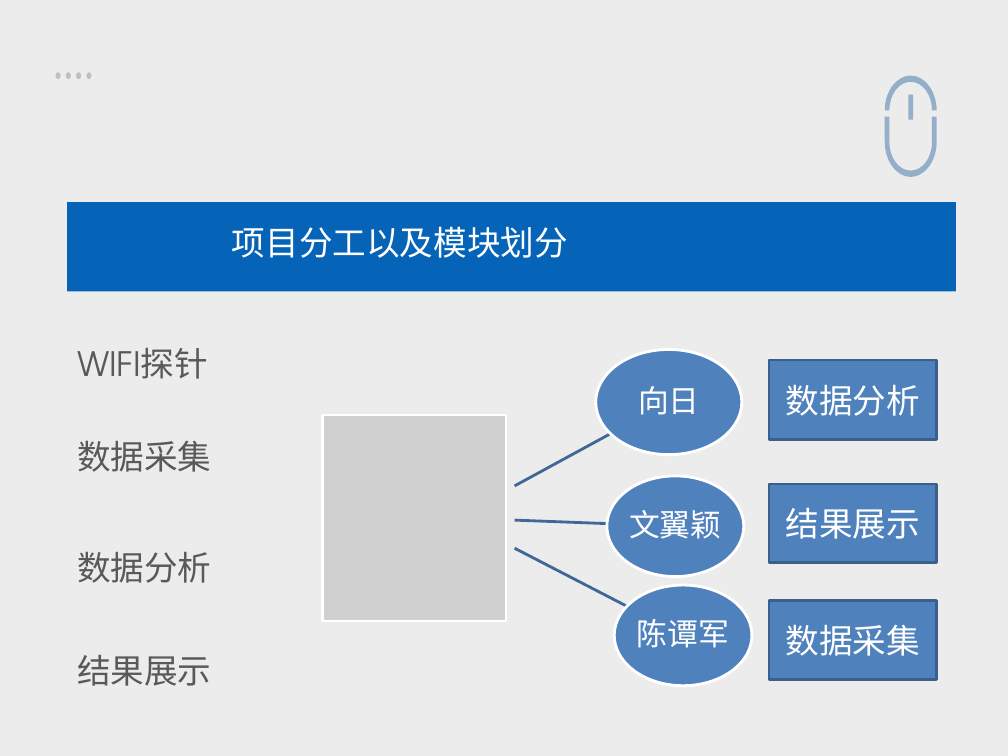
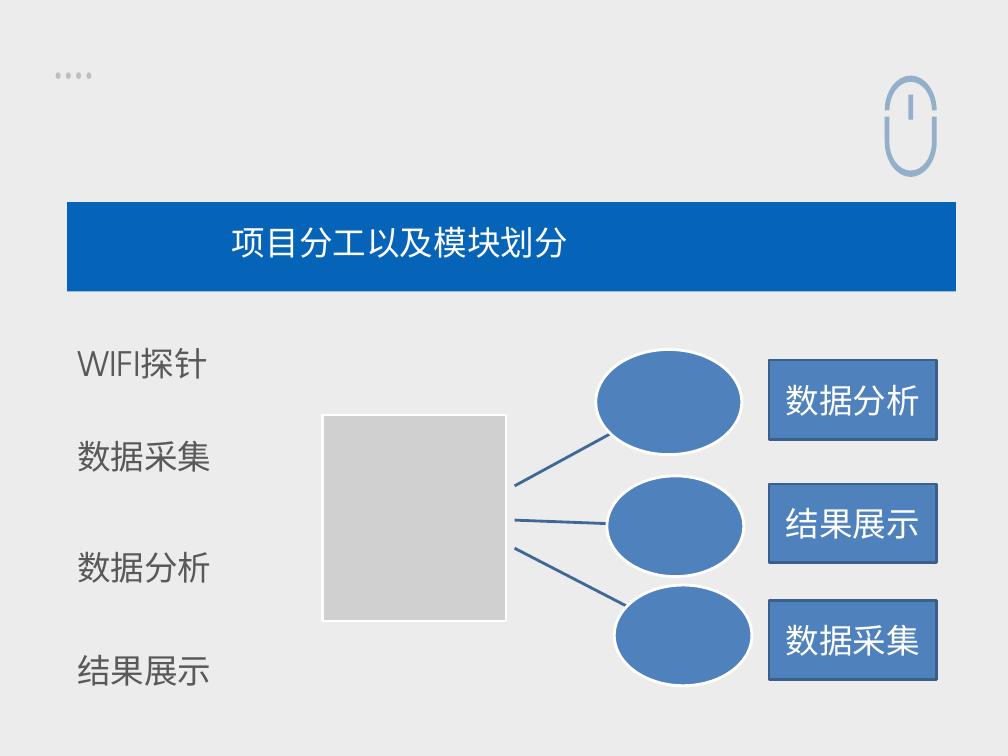
Before and after one commit to ohyeah521/WIFIAnalysisSystem, a slide deck: slide 4 of PPT/基于WIFI的商业大数据分析PPT.pptx. Drawn at 1008x756 pixels with LibreOffice and Linux fonts; fonts in the diff are those of the drawing; grey boxes stand for pictures. Boxes give left, top, right and bottom in pixels: in the first picture for what was removed or moved away, otherwise in the second. Text is boxed around its words. In the diff, an @@ line names an element or a change of style, - is before the commit and + after.

Commit message:
WIFI探针第一次提交

```diff
--- a/PPT/基于WIFI的商业大数据分析PPT.pptx
+++ b/PPT/基于WIFI的商业大数据分析PPT.pptx
@@ text removed at (x1=638, y1=386, x2=699, y2=415) @@
-向日
@@ text removed at (x1=629, y1=510, x2=721, y2=539) @@
-文翼颖
@@ text removed at (x1=637, y1=619, x2=729, y2=648) @@
-陈谭军
```
